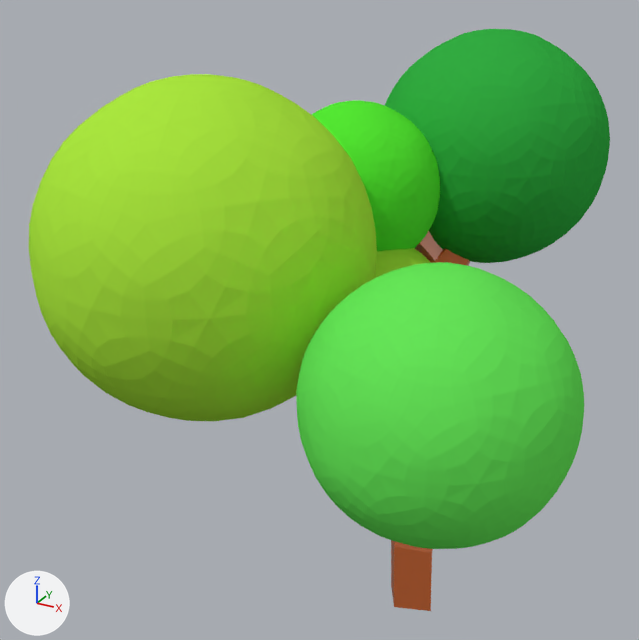
An edit to the Blender file As One (new control)/Assets/Environment Assets/tree(icosphere).blend, drawn before and after from the same camera.
One viewpoint serves both versions: a camera (50 mm lens) standing at (1.466, -3.629, 3.395) and looking at (-0.285, -0.445, 1.803). The axes (+X, +Y, +Z) are drawn at lower left. The lights are the same throughout.
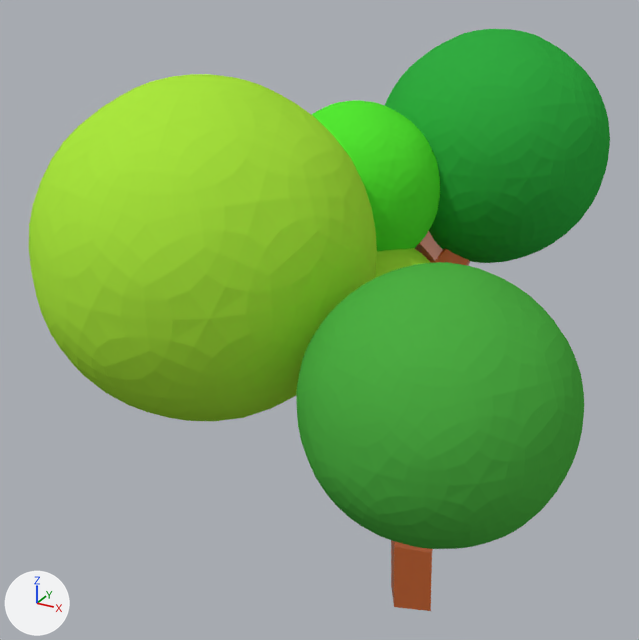
Patch to the scene script:
```diff
--- a/As One (new control)/Assets/Environment Assets/tree(icosphere).blend.py
+++ b/As One (new control)/Assets/Environment Assets/tree(icosphere).blend.py
@@ mat_leaf2 @@
 mat_leaf2 = diffuse_material('Leaf2')
-mat_leaf2.base_color = (0.134, 0.8, 0.1)  # green #66e759
+mat_leaf2.base_color = (0.0754, 0.429, 0.0569)  # green #4eaf43
```

Pixel boxes (x1, y1, x2, y2) of what changed, in the pictures (639 x 640 px):
'Icosphere.003', recoloured: (296, 262, 584, 549) in both
